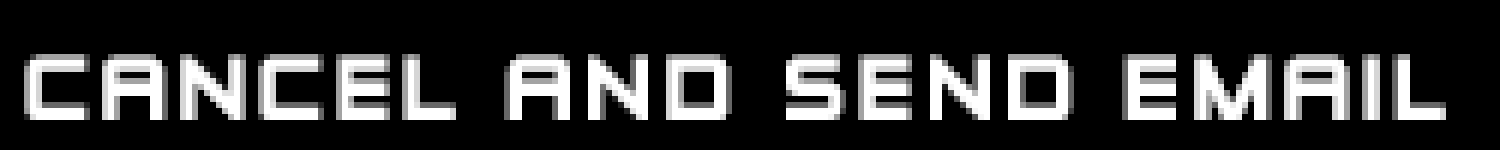
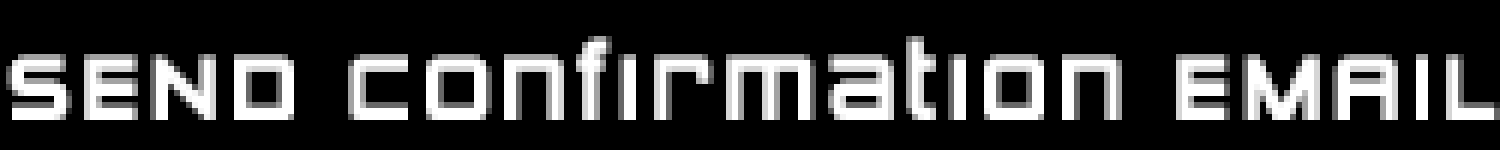
Revision of a layered 1500px x 150px image; what changed, layer by layer:
added layer "SEND Confirmation EMAIL" above "CANCEL AND SEND EMAIL" over <box>6,36,1500,120</box>
hid "CANCEL AND SEND EMAIL" over <box>24,54,1446,120</box>
